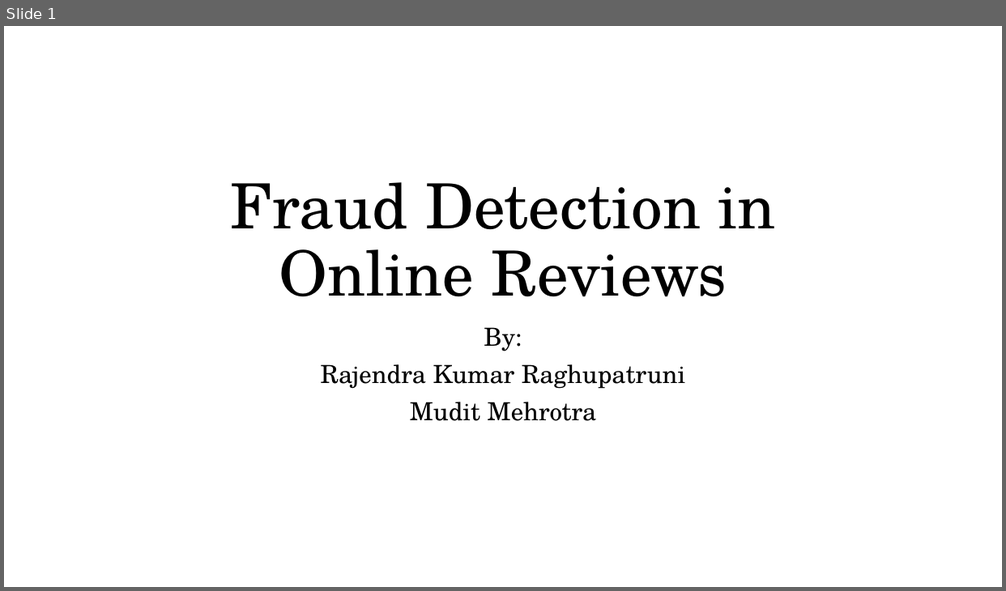
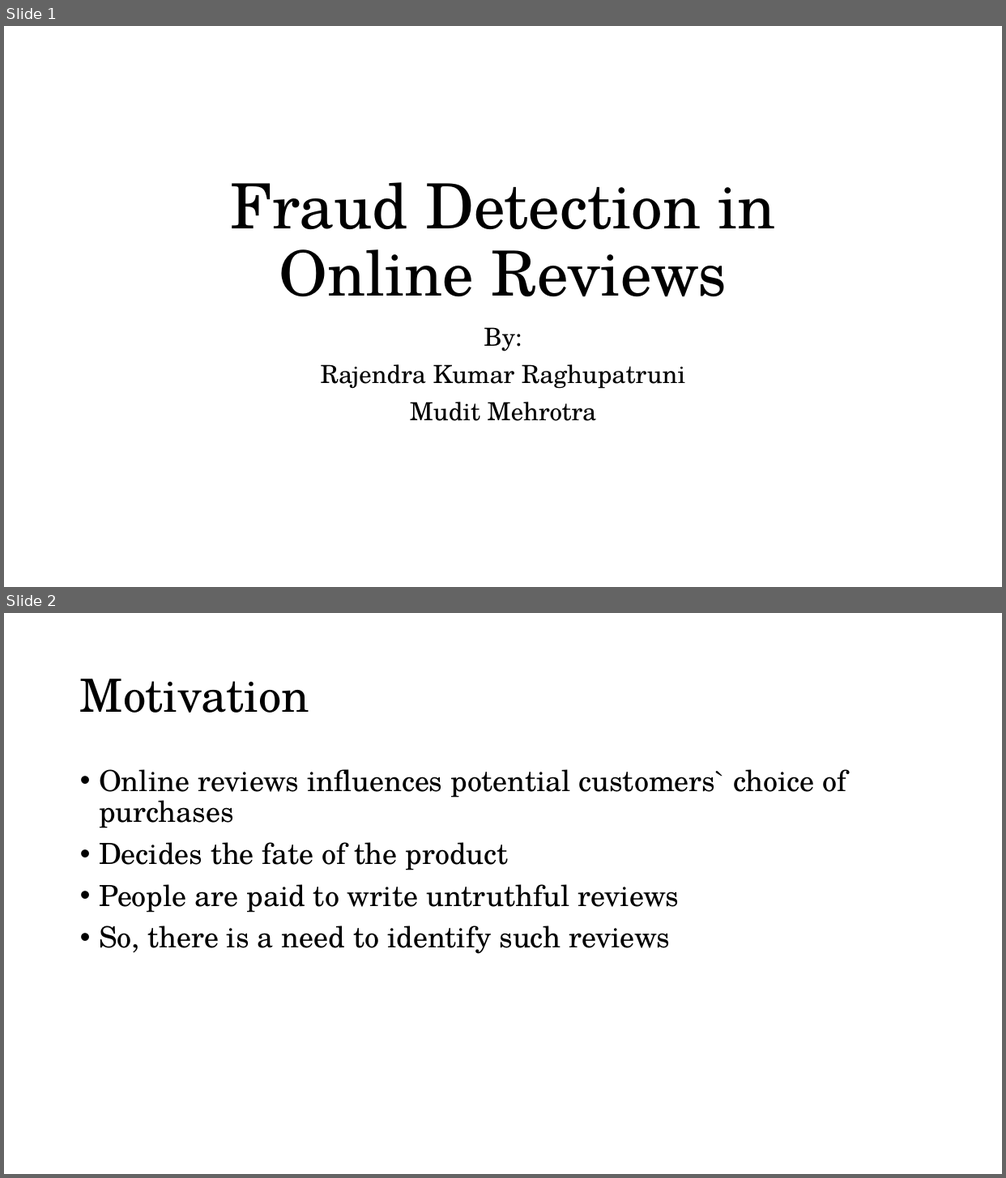
Before and after one commit to rkumar2468/Mining, a slide deck: Documents/Presentation/Course591-Final-Presentation.pptx. Shown one above the other, each under a label of ours: slide 1 before the commit, slides 1 and 2 after it. The pictures are 1006x591 and 1006x1178 pixels, drawn with LibreOffice and Linux fonts; fonts in the diff are those of the drawing. Boxes give left, top, right and bottom in pixels: in the first picture for what was removed or moved away, otherwise in the second. Text is boxed around its words. In the diff, an @@ line names an element or a change of style, - is before the commit and + after.

```diff
--- a/Documents/Presentation/Course591-Final-Presentation.pptx
+++ b/Documents/Presentation/Course591-Final-Presentation.pptx
@@ slide 2 added at (x1=4, y1=613, x2=1002, y2=1174), background #FFFFFF @@
@@ title added at (x1=80, y1=679, x2=309, y2=713), 44 pt, text #000000 @@
+Motivation
@@ text added at (x1=99, y1=769, x2=847, y2=954), 28 pt, text #000000 @@
+• Online reviews influences potential customers` choice of purchases
+• Decides the fate of the product
+• People are paid to write untruthful reviews
+• So, there is a need to identify such reviews
```
Also in this commit, not shown: 16 other slides added, 4 slides removed, 5 other files.
